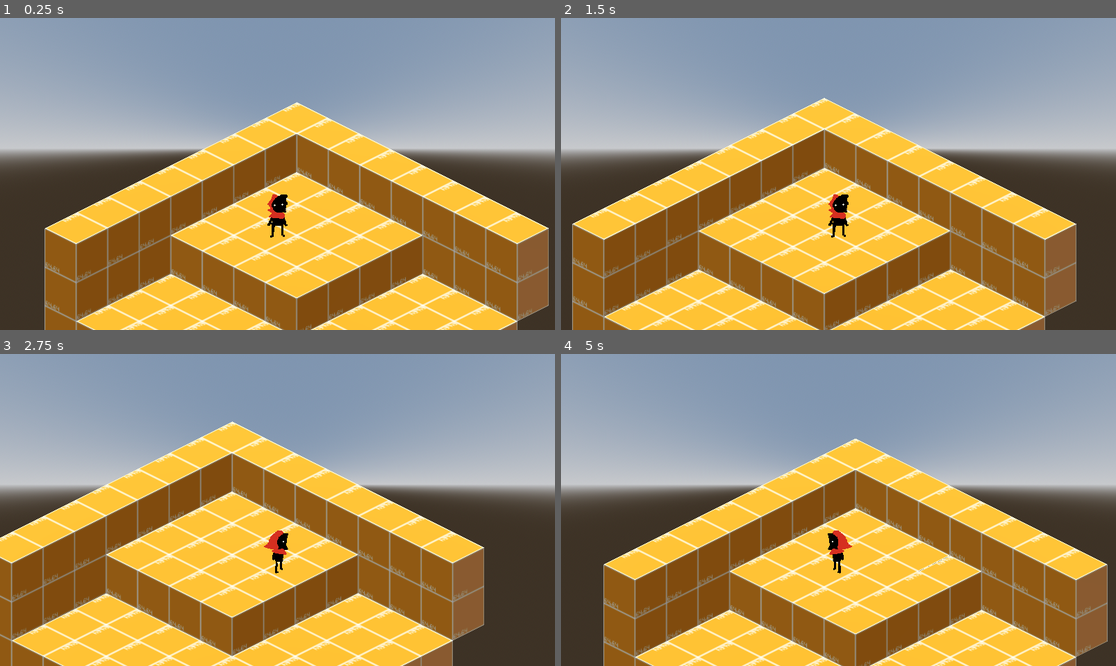
Above: before the commit, frames 1-4 (two rows, left to right).
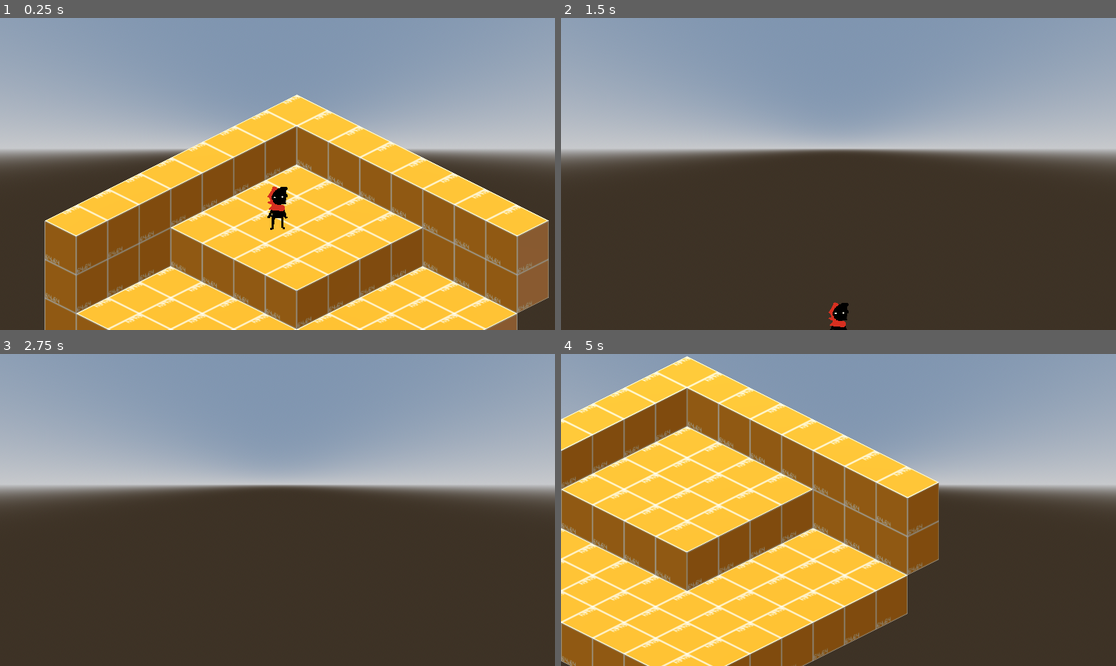
Above: after the commit, the same moments.

Repository: AlexRavelo/PrometheusGame
Game: Godot game, scene res://assets/scenes/test_scene.tscn
The game is run twice, just before and just after one commit, with the same random seed, the same clock (stepped at 60 frames per second) and the same inputs.
Inputs:
- Up to frame 1 (0.25 s): no input
- Up to frame 2 (1.5 s): tap Enter (ui_accept) at 0.5, 0.77, 0.8, 1.07, 1.35 s; hold Right (Right) 0.53-1.28 s; tap Z (Attack) at 0.6 s; hold Down (Down) from 1.28 s (still down)
- Up to frame 3 (2.75 s): tap Enter (ui_accept) at 1.52, 1.82, 2.3 s; tap Z (Attack) at 1.55, 2.1 s; release Down (Down) at 2.03 s; hold Right (Right) from 2.03 s (still down)
- Up to frame 4 (5 s): release Right (Right) at 2.78 s; hold Up (Up) 2.78-3.53 s; tap Z (Attack) at 2.85, 4.35 s; tap Enter (ui_accept) at 3.02, 3.32, 3.6, 3.77, 4.07, 4.52, 4.82 s; hold Left (Left) from 3.53 s (still down)

The runs differ from the first frame. In frame 1, 19% of the frame differs, in the area x 8-99%, y 24-100%; in frame 2, 49%; in frame 3, 51%; in frame 4, 57%, in the area x 0-99%, y 0-100%.

Commit message:
speed + camera + attack button

Diff:
--- /dev/null
+++ b/assets/code/Camera.gd
@@ -0,0 +1,14 @@
+extends Camera3D
+
+@export var Camera_Target: Node3D
+
+# Called when the node enters the scene tree for the first time.
+func _ready():
+	pass # Replace with function body.
+
+
+# Called every frame. 'delta' is the elapsed time since the previous frame.
+func _process(delta):
+	if Camera_Target:
+		position.x = Camera_Target.position.x
+		position.z = Camera_Target.position.z + 5
--- a/assets/code/basePlayer.gd
+++ b/assets/code/basePlayer.gd
@@ -1,6 +1,8 @@
 class_name PlayerEntity
 
 extends BaseEntity
+
+@export_range(0.0,100.0,0.1) var player_movespeed = 0.1
 
 @onready var attack_hitbox = $AttackHitbox
 @onready var animation_tree = $AnimationTree
@@ -13,8 +15,9 @@
 	if !is_on_floor():
 		velocity.y -= gravity * delta
 
-	if Input.is_action_just_pressed("ui_accept"):
+	if Input.is_action_just_pressed("Attack"):
 		attack()
+
 
 	move_input()
 
@@ -26,8 +29,9 @@
 		direction.x = move_toward(direction.x, inputdir.x, 0.1)
 		direction.y = move_toward(direction.y, inputdir.y, 0.1)
 
-	velocity.x = move_toward(velocity.x, inputdir.x, base_speed)
-	velocity.z = move_toward(velocity.z, inputdir.y, base_speed)
+	velocity.x = move_toward(velocity.x, inputdir.x*player_movespeed, base_speed)
+	velocity.z = move_toward(velocity.z, inputdir.y*player_movespeed, base_speed)
 
 func attack():
 	var target = attack_hitbox.get_overlapping_bodies()
+	print("aaabaababababfbbfb")
--- a/assets/scenes/Player.tscn
+++ b/assets/scenes/Player.tscn
@@ -211,6 +211,7 @@
 [node name="Player" type="CharacterBody3D"]
 transform = Transform3D(1, 0, 0, 0, 1, 0, 0, 0, 1, 0, 1.18412, 0)
 script = ExtResource("1_2wclh")
+player_movespeed = 100.0
 
 [node name="CollisionShape3D" type="CollisionShape3D" parent="."]
 transform = Transform3D(1, 0, 0, 0, 1, 0, 0, 0, 1, 0, -0.443889, 0)
--- a/assets/scenes/test_scene.tscn
+++ b/assets/scenes/test_scene.tscn
@@ -1,7 +1,8 @@
-[gd_scene load_steps=6 format=3 uid="uid://cd3mf5am8fl0x"]
+[gd_scene load_steps=7 format=3 uid="uid://cd3mf5am8fl0x"]
 
 [ext_resource type="PackedScene" uid="uid://cepw0irhctadj" path="res://assets/scenes/Player.tscn" id="1_vv3q1"]
 [ext_resource type="PackedScene" uid="uid://idxqroy7456a" path="res://assets/code/terrain/dev_grid.tscn" id="2_a5848"]
+[ext_resource type="Script" path="res://assets/code/Camera.gd" id="3_deb7w"]
 
 [sub_resource type="ProceduralSkyMaterial" id="ProceduralSkyMaterial_7ugh3"]
 sky_horizon_color = Color(0.64625, 0.65575, 0.67075, 1)
@@ -30,3 +31,11 @@
 data = {
 "cells": PackedInt32Array(-65536, 65535, 0, -65536, 0, 0, -1, 0, 0, -1, 65535, 0, -65536, 1, 0, -1, 1, 0, -2, 1, 0, -2, …(955 unchanged characters)…
 }
+
+[node name="Camera" type="Camera3D" parent="." node_paths=PackedStringArray("Camera_Target")]
+transform = Transform3D(1, 0, 0, 0, 0.866025, 0.5, 0, -0.5, 0.866025, 0, 4.68412, 5)
+projection = 1
+current = true
+size = 7.0
+script = ExtResource("3_deb7w")
+Camera_Target = NodePath("../Player")
